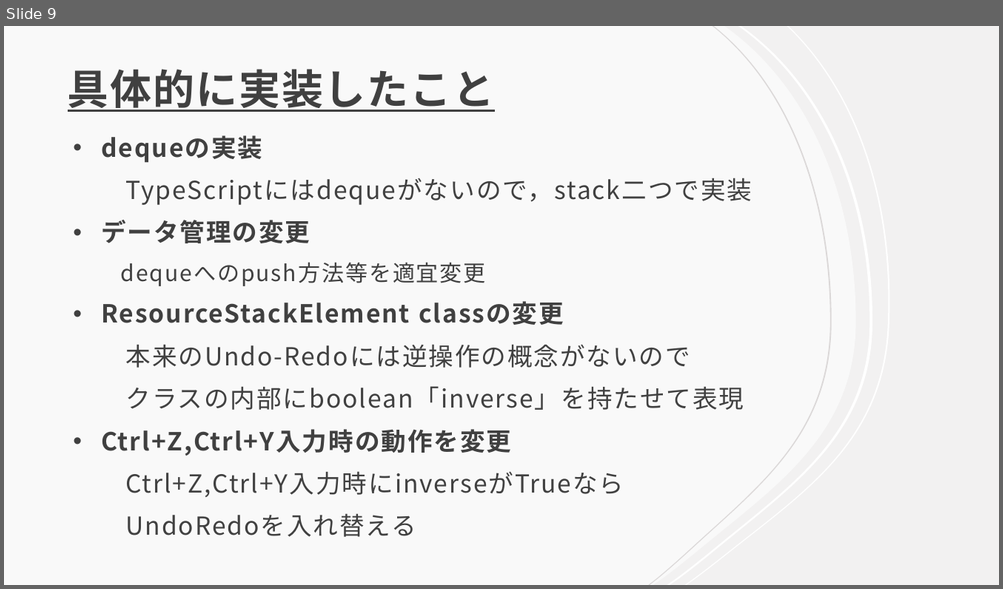
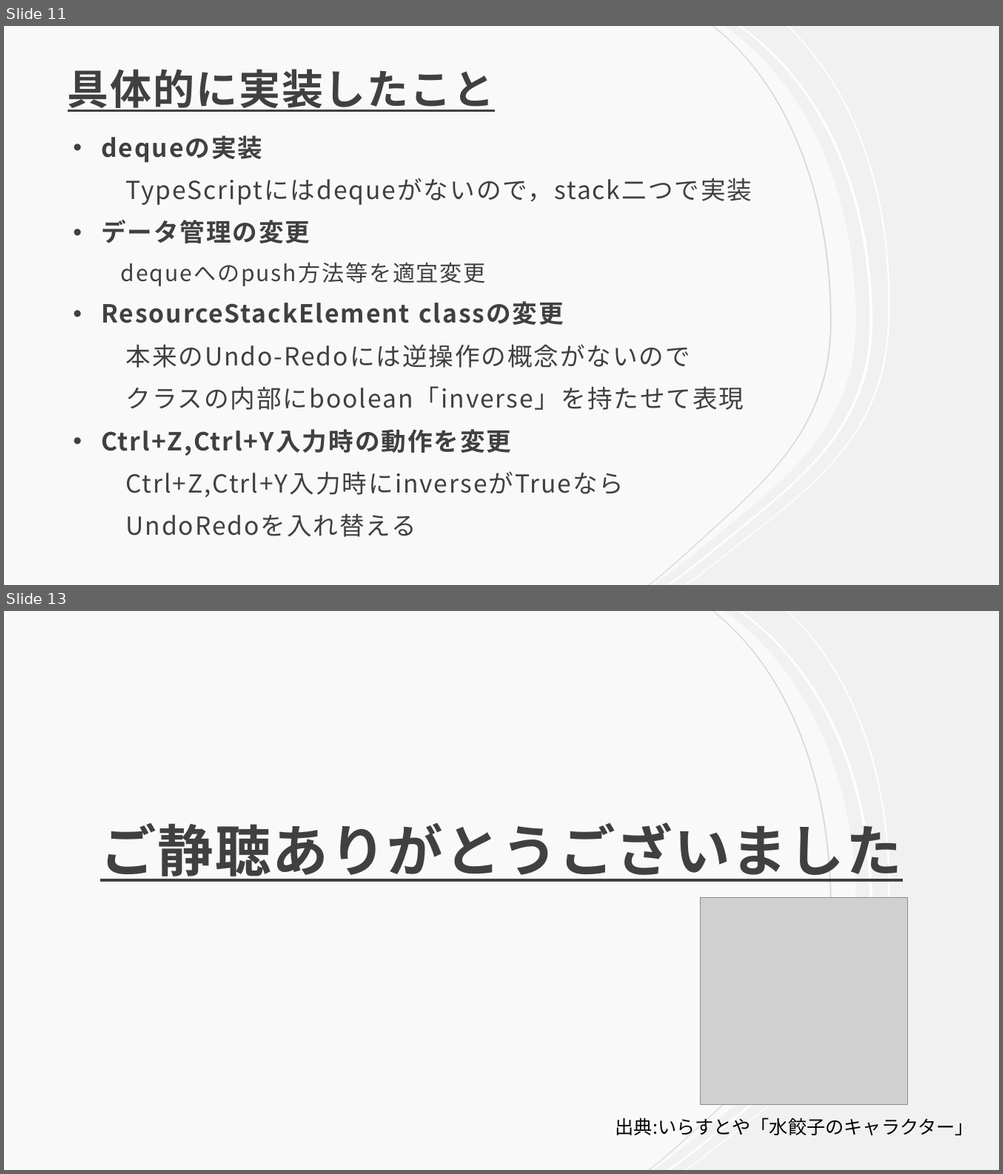
Before and after one commit to Kakeru-Miyazaki/3a_daikibo_public, a slide deck: suigyoza.pptx. Shown one above the other, each under a label of ours: slide 9 before the commit, slides 11 and 13 after it; the slides between them are not shown. The pictures are 1003x589 and 1003x1174 pixels, drawn with LibreOffice and Linux fonts; fonts in the diff are those of the drawing; grey boxes stand for pictures. Boxes give left, top, right and bottom in pixels: in the first picture for what was removed or moved away, otherwise in the second. Text is boxed around its words. In the diff, an @@ line names an element or a change of style, - is before the commit and + after.

```diff
--- a/suigyoza.pptx
+++ b/suigyoza.pptx
@@ slide 13 added at [4, 611, 999, 1170], background #F2F1F1 @@
@@ group added at [4, 611, 890, 1170]: 4 freeform shapes @@
@@ title added at [100, 823, 902, 882], 54 pt, text #404040, bold, underline @@
+ご静聴ありがとうございました
@@ picture added at [700, 898, 908, 1105] @@
@@ text added at [615, 1118, 973, 1136], 18 pt, text #000000 @@
+出典:いらすとや「水餃子のキャラクター」
@@ what was slide 9 is now slide 11 @@
```
Also in this commit, not shown: 3 slides changed, 5 other slides added, 2 slides removed, 1 other file.
